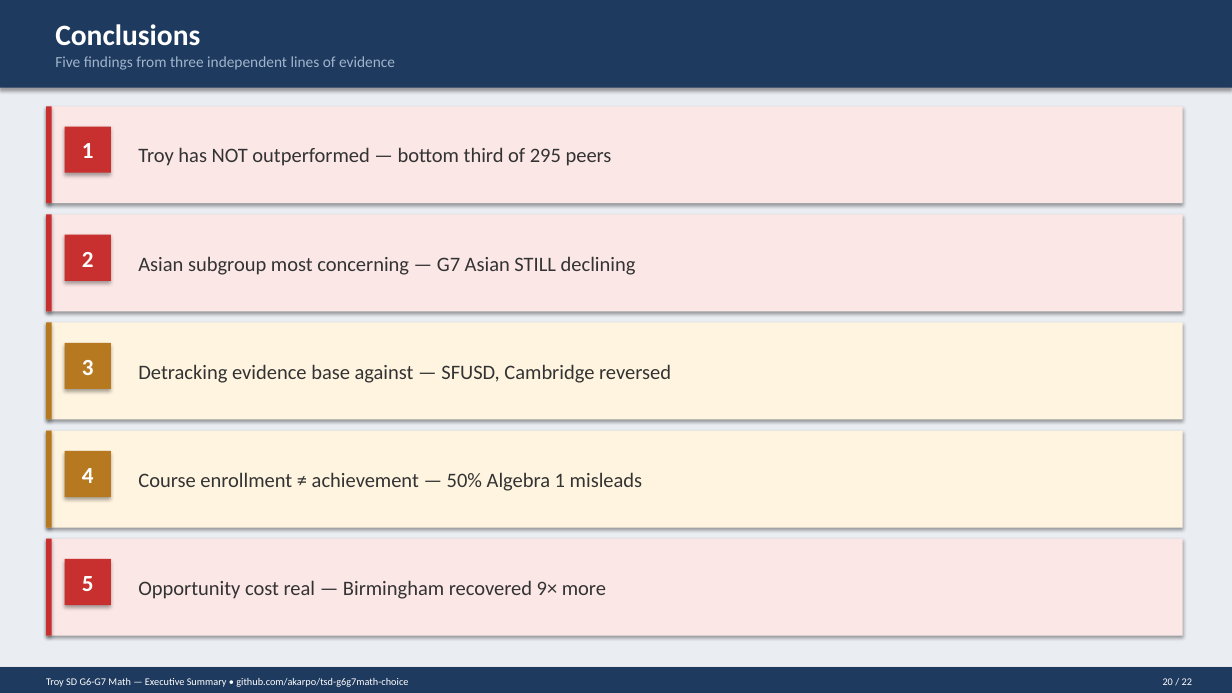
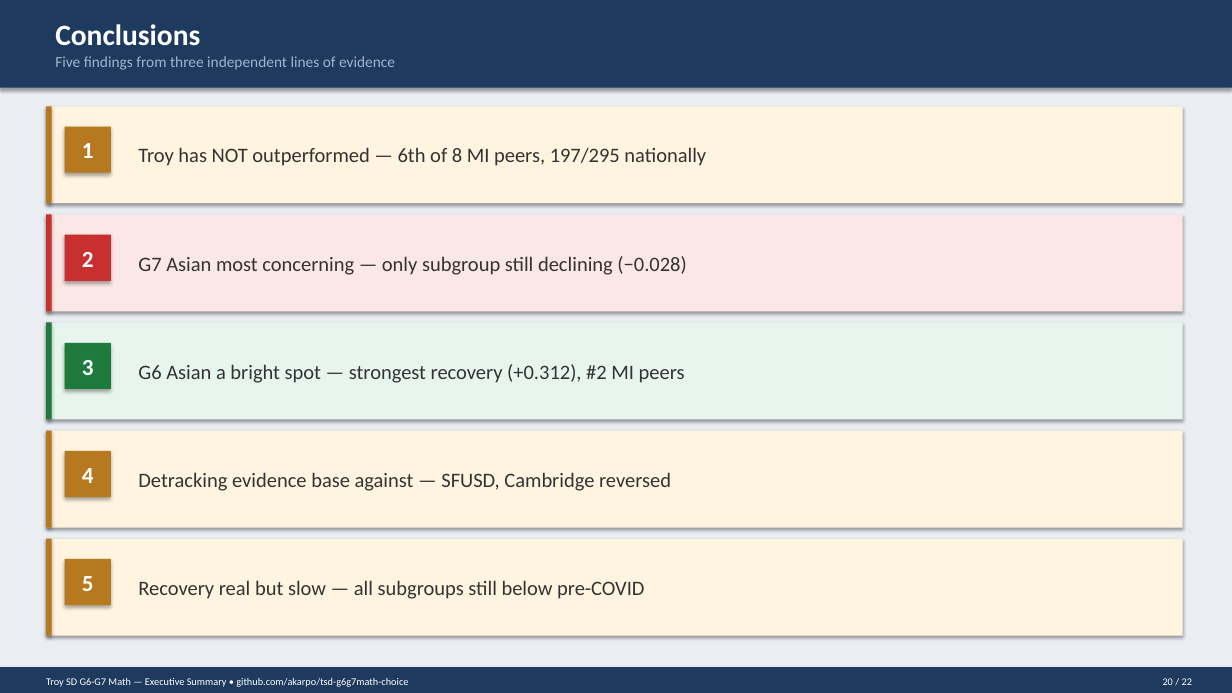
Before and after one commit to akarpo/tsd-g6g7math-choice, a slide deck: slide 20 of deck/Troy_G6G7_Math_Executive_Summary.pptx. Drawn at 1232x693 pixels with LibreOffice and Linux fonts; fonts in the diff are those of the drawing. Boxes give left, top, right and bottom in pixels: in the first picture for what was removed or moved away, otherwise in the second. Text is boxed around its words. In the diff, an @@ line names an element or a change of style, - is before the commit and + after.

```diff
--- a/deck/Troy_G6G7_Math_Executive_Summary.pptx
+++ b/deck/Troy_G6G7_Math_Executive_Summary.pptx
@@ rectangle at [46,106,1183,203]: fill #FBE7E6 to #FFF4E0 @@
@@ text at [138,147,706,166]: text changed @@
-Troy has NOT outperformed — bottom third of 295 peers
+Troy has NOT outperformed — 6th of 8 MI peers, 197/295 nationally
@@ text at [138,256,686,275]: text changed @@
-Asian subgroup most concerning — G7 Asian STILL declining
+G7 Asian most concerning — only subgroup still declining (−0.028)
@@ rectangle at [46,323,1183,420]: fill #FFF4E0 to #E8F5EE @@
@@ rectangle at [46,323,52,420]: fill #B7791F to #1F7A3D @@
@@ rectangle at [65,343,111,389]: fill #B7791F to #1F7A3D @@
@@ text at [138,364,685,383]: text changed @@
-Detracking evidence base against — SFUSD, Cambridge reversed
+G6 Asian a bright spot — strongest recovery (+0.312), #2 MI peers
@@ text at [138,472,671,491]: text changed @@
-Course enrollment ≠ achievement — 50% Algebra 1 misleads
+Detracking evidence base against — SFUSD, Cambridge reversed
@@ rectangle at [46,539,1183,636]: fill #FBE7E6 to #FFF4E0 @@
@@ fill #C8302F to #B7791F in 4 elements at [65,127,111,173], [46,106,52,203], [65,559,111,605], [46,539,52,636] @@
@@ text at [138,580,644,599]: text changed @@
-Opportunity cost real — Birmingham recovered 9× more
+Recovery real but slow — all subgroups still below pre-COVID
```
Also in this commit, not shown: 12 other slides changed, 23 other files.
